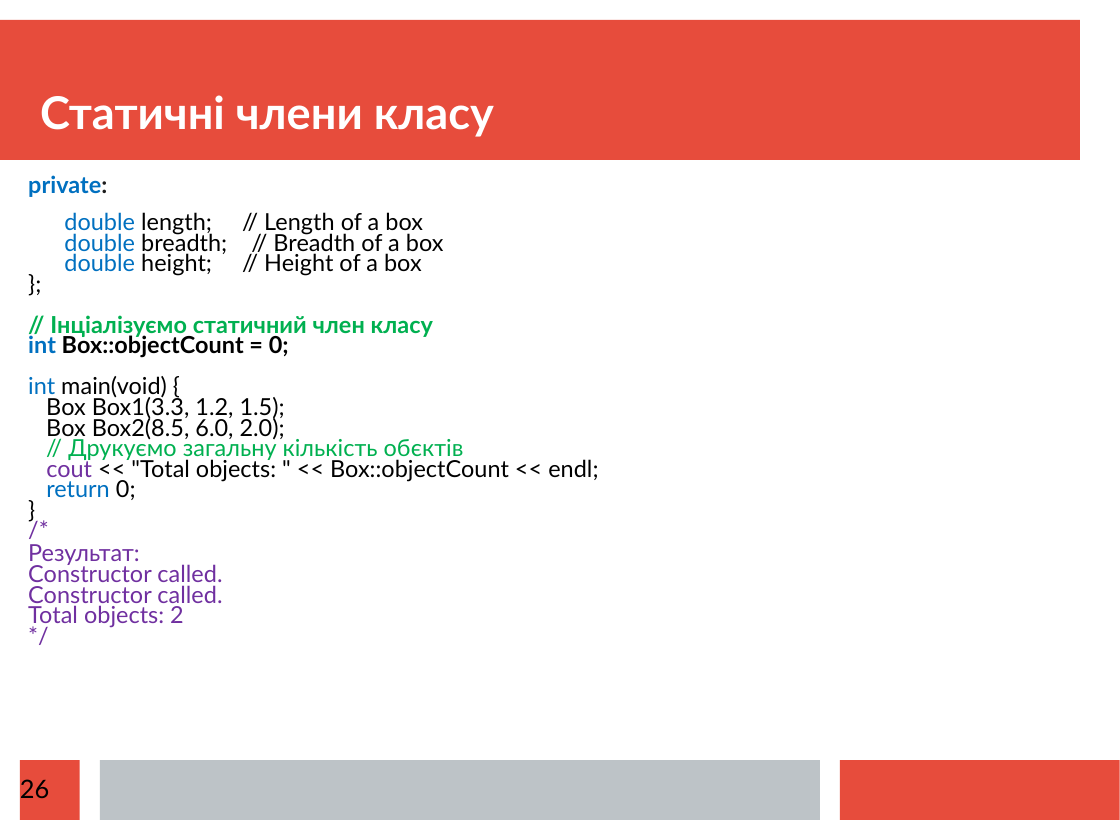
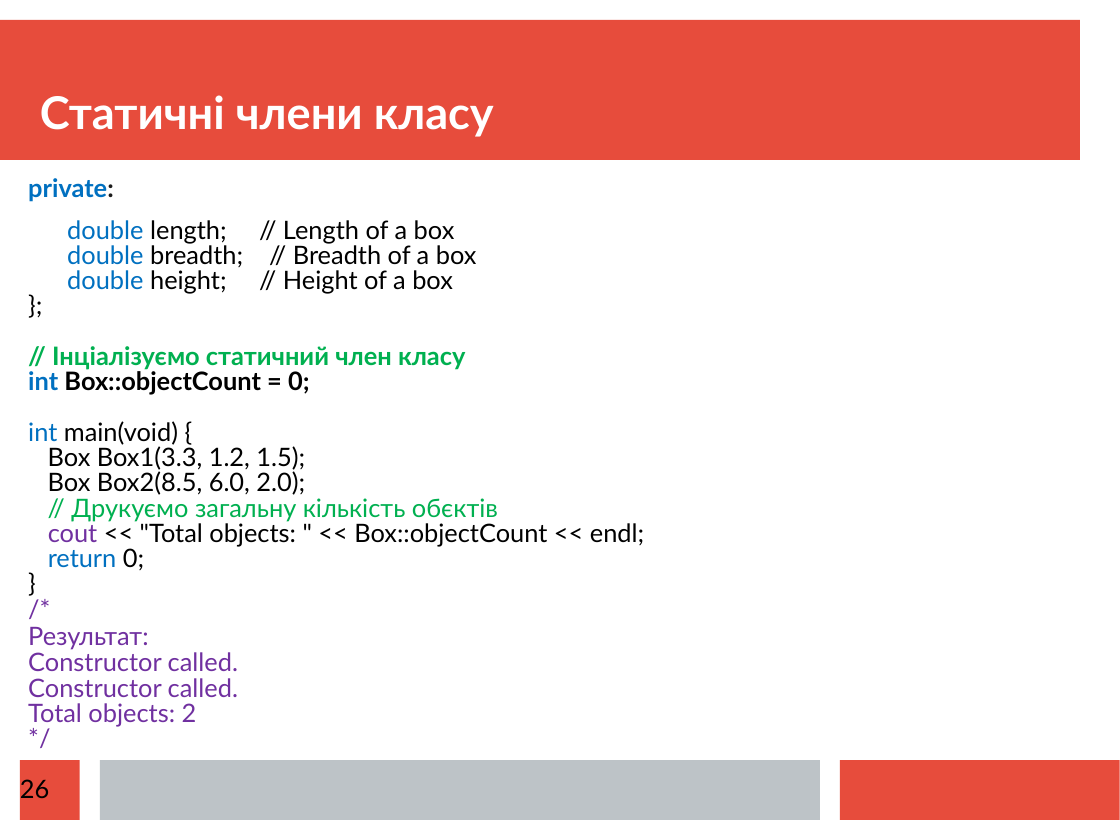
Before and after one commit to mecchmatProjects/CppCourse, a slide deck: slide 26 of Lect8/CppTutorUkr8.ppt. Drawn at 1120x840 pixels with LibreOffice and Linux fonts; fonts in the diff are those of the drawing. Boxes give left, top, right and bottom in pixels: in the first picture for what was removed or moved away, otherwise in the second. Text is boxed around its words. In the diff, an @@ line names an element or a change of style, - is before the commit and + after.

```diff
--- a/Lect8/CppTutorUkr8.ppt
+++ b/Lect8/CppTutorUkr8.ppt
@@ text "private:" at (x1=28, y1=178, x2=644, y2=697): size 16.6 to 18 pt; line spacing 0.73 to 0.83; line spacing 0.83 to 0.93 @@
```
Also in this commit, not shown: 10 other slides changed, 1 slide added, 5 other files.
